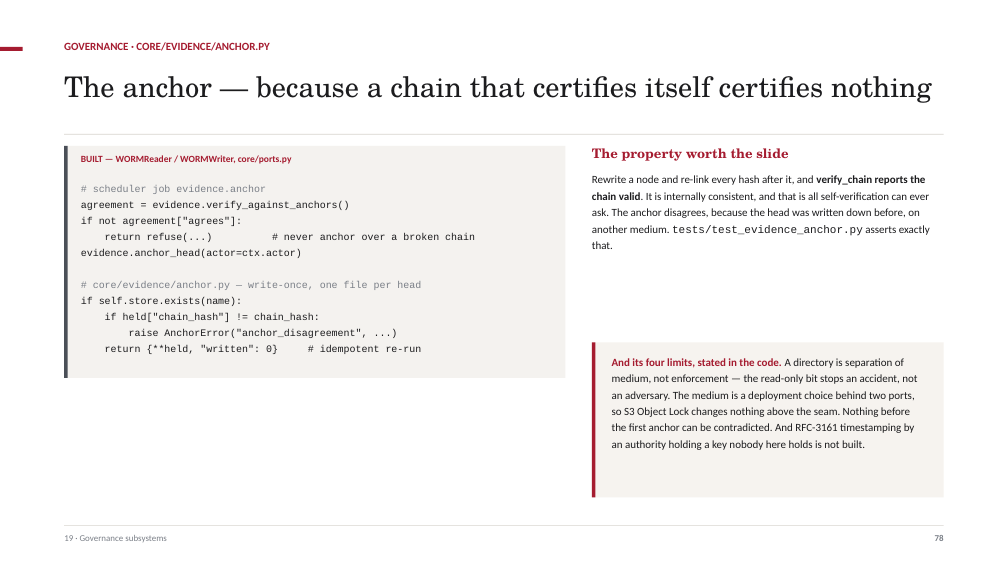
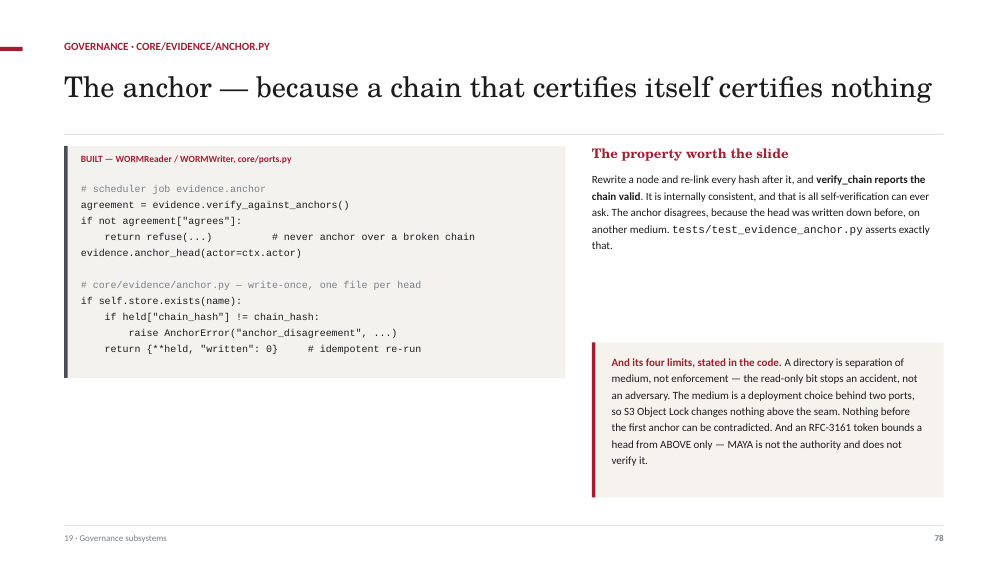
Before and after one commit to ajsinha/maya, a slide deck: slide 79 of docs/MAYA-Model-and-Feature-Management.pptx. Drawn at 1008x567 pixels with LibreOffice and Linux fonts; fonts in the diff are those of the drawing. Boxes give left, top, right and bottom in pixels: in the first picture for what was removed or moved away, otherwise in the second. Text is boxed around its words. In the diff, an @@ line names an element or a change of style, - is before the commit and + after.

```diff
--- a/docs/MAYA-Model-and-Feature-Management.pptx
+++ b/docs/MAYA-Model-and-Feature-Management.pptx
@@ text at [612, 358, 922, 466]: text changed @@
-And its four limits, stated in the code. A directory is separation of medium, not enforcement — the read-only bit stops an accident, not an adversary. The medium is a deployment choice behind two ports, so S3 Object Lock changes nothing above the seam. Nothing before the first anchor can be contradicted. And RFC-3161 timestamping by an authority holding a key nobody here holds is not built.
+And its four limits, stated in the code. A directory is separation of medium, not enforcement — the read-only bit stops an accident, not an adversary. The medium is a deployment choice behind two ports, so S3 Object Lock changes nothing above the seam. Nothing before the first anchor can be contradicted. And an RFC-3161 token bounds a head from ABOVE only — MAYA is not the authority and does not verify it.
```
Also in this commit, not shown: 2 other slides changed, 7 other files.
